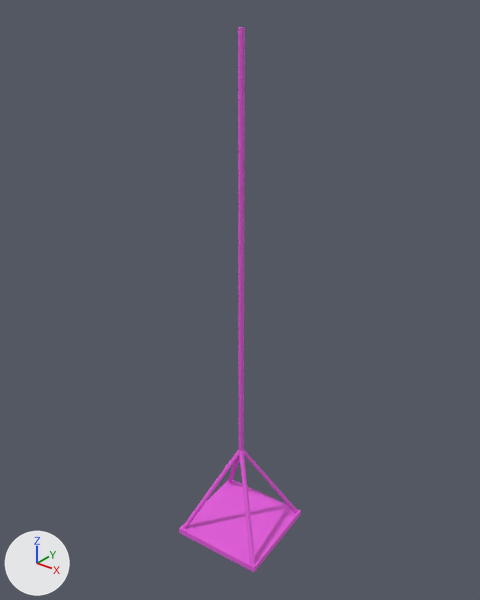
Renders of the FBX model VideojuegoWeb/Assets/Mundos/MundoLuces/N1/NIVEL1_LUCES_plat2.fbx from each side of a commit.
One viewpoint serves both versions: a 50 mm lens placed at (2.55, -5.83, 20.37), pointed at (-1.83, -0.36, 16.97). The axes (+X, +Y, +Z) are drawn at lower left. The lights are the same throughout. Where no turn or scale is listed for an object, it has been applied to the vertices.

The older version as bpy lines, for what is in view:
```python
me_cylinder_008 = bpy.data.meshes.new('Cylinder.008')
me_cylinder_008.from_pydata(...)  # 108 vertices, 66 faces; spans x -0.64..0.66, y -0.65..0.64, z -6.98..-0.65
# faces by material slot: [60, 6]
me_cylinder_008.materials.append(mat_plataformaanim)  # pink #e75adf
me_cylinder_008.materials.append(mat_cuerda)  # pink #e75adf
ob_cylinder_001 = bpy.data.objects.new('Cylinder.001', me_cylinder_008)
ob_cylinder_001.location = (-1.77, -0.42, 20.58)
```
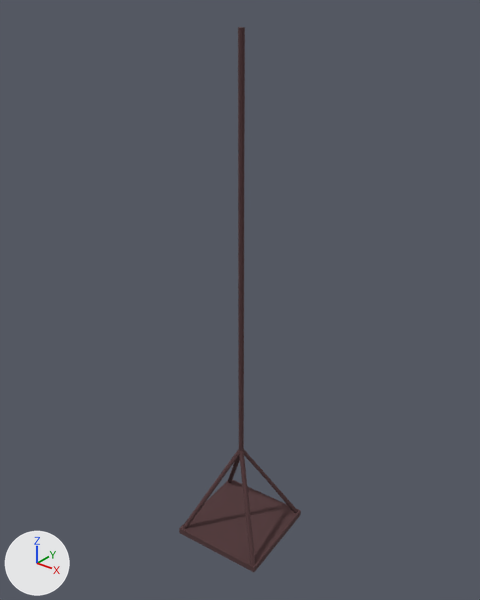
Diff of the bpy script that builds the scene:
```diff
--- a/VideojuegoWeb/Assets/Mundos/MundoLuces/N1/NIVEL1_LUCES_plat2.fbx.py
+++ b/VideojuegoWeb/Assets/Mundos/MundoLuces/N1/NIVEL1_LUCES_plat2.fbx.py
@@ mat_plat_003 @@
+mat_plat_003 = principled_material('plat.003')
+mat_plat_003.base_color = (0.0812, 0.0364, 0.0386)  # brown #503637
+mat_plat_003.roughness = 1.0
@@ me_cylinder_008 @@
 me_cylinder_008.from_pydata(...)  # 108 vertices, 66 faces; spans x -0.64..0.66, y -0.65..0.64, z -6.98..-0.65
 # used by ob_cylinder_001; location = (-1.77, -0.42, 20.58)
+# me_cylinder_008 part 1: all 60 faces that had it switch from mat_plataformaanim (pink #e75adf) to mat_plat_003 (brown #503637)
+# me_cylinder_008 part 2: all 6 faces that had it switch from mat_cuerda (pink #e75adf) to mat_plat_003 (brown #503637)
```

Changed parts and their boxes [x1, y1, x2, y2] in the pictures (480 x 600 px):
part 1 of me_cylinder_008, recoloured (pink to brown): [182, 27, 298, 569] in both
part 2 of me_cylinder_008, recoloured (pink to brown): [179, 480, 301, 572] in both
